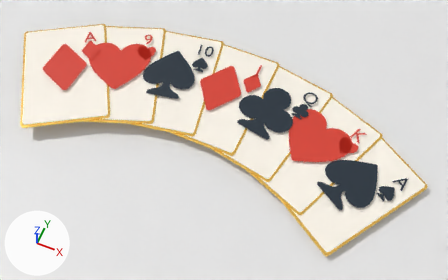
Two versions of the Blender file tools/art/splash_scene.blend, one commit apart.
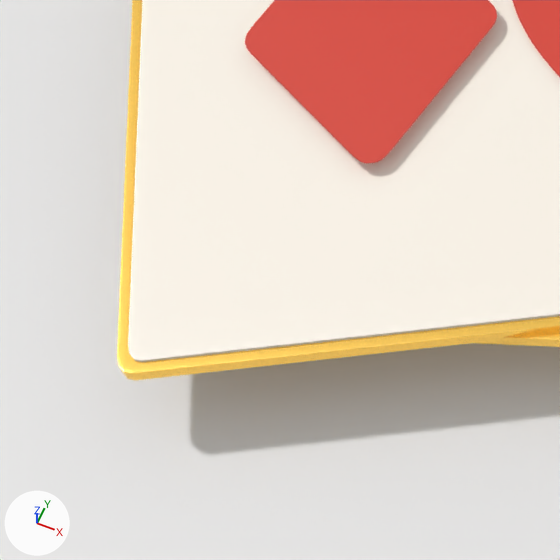
Old and new are each drawn whole from a camera (50 mm lens) standing at (1.188, -2.1, 3.979) and looking at (0.186, 0.139, -0.011) and again close up on the part from 0% to 22% of the width and 22% to 57% of the height. Arrows for +X, +Y and +Z are at lower left; the lights stay in place. The first two pictures are the older version. Text is drawn in Blender's own font.

The scene before the commit, as lines of its bpy script (objects in view):
```python
me_cube_013 = bpy.data.meshes.new('Cube.013')
me_cube_013.from_pydata(...)  # a box spanning x -0.5..0.5, y -0.5..0.5, z -0.5..0.5
me_cube_013.materials.append(mat_card)  # white #fff8ec
me_plane = bpy.data.meshes.new('Plane')
me_plane.from_pydata([(-20.0, -20.0, 0.0), (20.0, -20.0, 0.0), (-20.0, 20.0, 0.0), (20.0, 20.0, 0.0)], [], [(0, 1, 3, 2)])
me_plane.materials.append(mat_catcher)  # white #e7e7e7
txt_c5 = bpy.data.curves.new('C5', 'FONT')
txt_c5.body = '♥'
txt_c5.materials.append(mat_t5_s_m_002)  # red #c0392b, glowing red #c0392b
txt_c5.align_x = 'CENTER'
txt_c5.align_y = 'CENTER'
ob_card6 = bpy.data.objects.new('Card6', me_cube_013)
ob_card6.location = (-1.159, 0.12, 0.122)
ob_card6.rotation_euler = (0.0, 0.0, 0.555)  # degrees (0, 0, 32)
ob_card6.scale = (0.63, 0.9, 0.02)
_m = ob_card6.modifiers.new('B', 'BEVEL')
_m.width = 0.028
_m.width_pct = 0.028
_m.segments = 3
ob_centerpip5 = bpy.data.objects.new('CenterPip5', txt_c5)
ob_centerpip5.location = (-0.803, 0.32, 0.14)
ob_centerpip5.rotation_euler = (0.0, 0.0, 0.37)  # degrees (0, 0, 21)
ob_centerpip5.scale = (0.45, 0.45, 0.45)
ob_shadowcatcher = bpy.data.objects.new('ShadowCatcher', me_plane)
ob_shadowcatcher.location = (0.0, 0.0, 0.0)
# also in view: 'CenterPip6' at (-1.18, 0.153, 0.152); 'Gold6' at (-1.159, 0.12, 0.118); 'Gold5' at (-0.796, 0.301, 0.106)
```
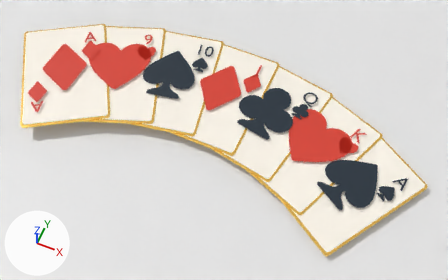
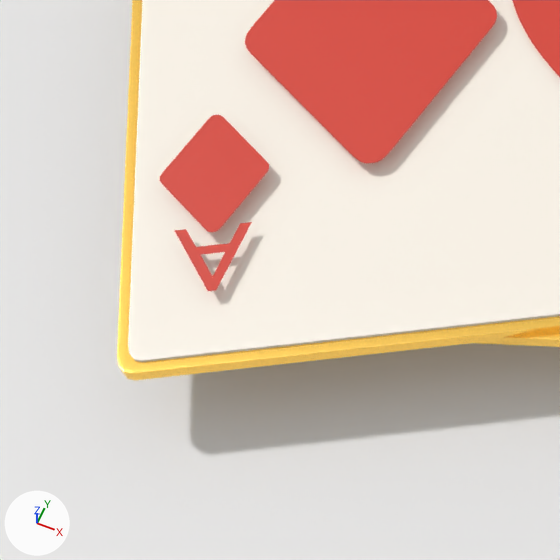
What differs and where, as boxes [x1, y1, x2, y2] in the close-ups (560 x 560 px):
'BL6_s', added (red)
    after: [160, 115, 269, 232]
'BL6_r', added (red)
    after: [174, 222, 252, 291]

Diff of the bpy script that builds the scene:
```diff
--- a/tools/art/splash_scene.blend.py
+++ b/tools/art/splash_scene.blend.py
@@ txt_bl6_s @@
+txt_bl6_s = bpy.data.curves.new('BL6_s', 'FONT')
+txt_bl6_s.body = '♦'
+txt_bl6_s.materials.append(mat_t6_s_m_002)  # red #c0392b, glowing red #c0392b
+txt_bl6_s.align_x = 'CENTER'
+txt_bl6_s.align_y = 'CENTER'
@@ txt_bl6_r @@
+txt_bl6_r = bpy.data.curves.new('BL6_r', 'FONT')
+txt_bl6_r.body = 'A'
+txt_bl6_r.materials.append(mat_t6_r_m_002)  # red #c0392b, glowing red #c0392b
+txt_bl6_r.align_x = 'CENTER'
+txt_bl6_r.align_y = 'CENTER'
@@ ob_bl6_s @@
+ob_bl6_s = bpy.data.objects.new('BL6_s', txt_bl6_s)
+ob_bl6_s.location = (-1.244, -0.133, 0.152)
+ob_bl6_s.rotation_euler = (0.0, 0.0, 3.697)  # degrees (0, 0, 212)
+ob_bl6_s.scale = (0.19, 0.19, 0.19)
@@ ob_bl6_r @@
+ob_bl6_r = bpy.data.objects.new('BL6_r', txt_bl6_r)
+ob_bl6_r.location = (-1.17, -0.252, 0.152)
+ob_bl6_r.rotation_euler = (0.0, 0.0, 3.697)  # degrees (0, 0, 212)
+ob_bl6_r.scale = (0.15, 0.15, 0.15)
```
